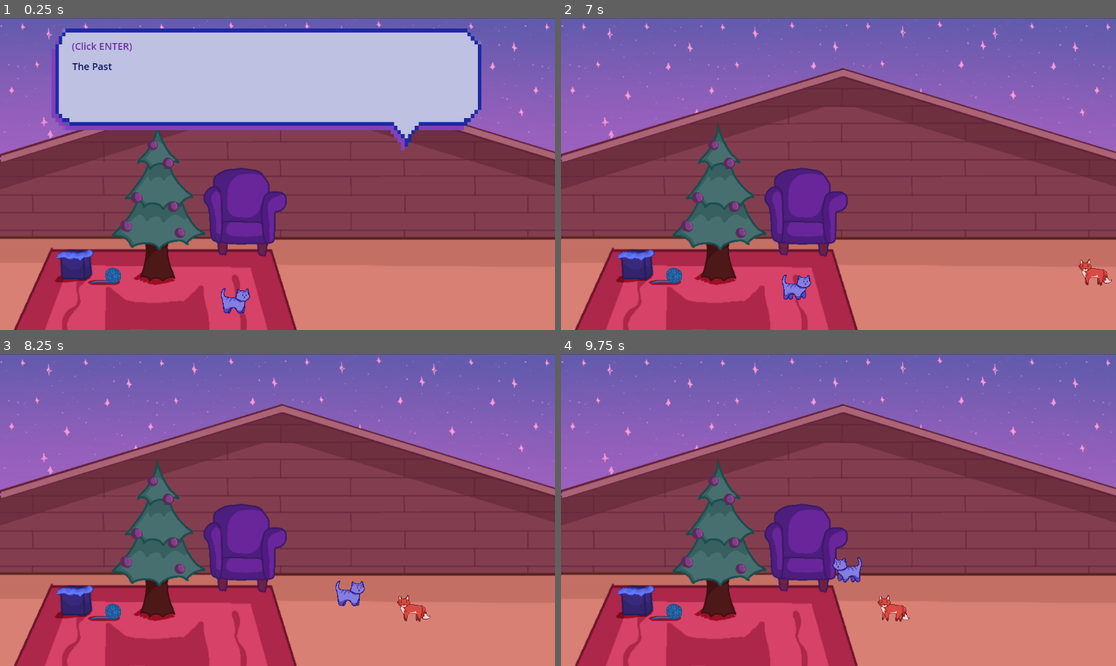
Above: before the commit, frames 1-4 (two rows, left to right).
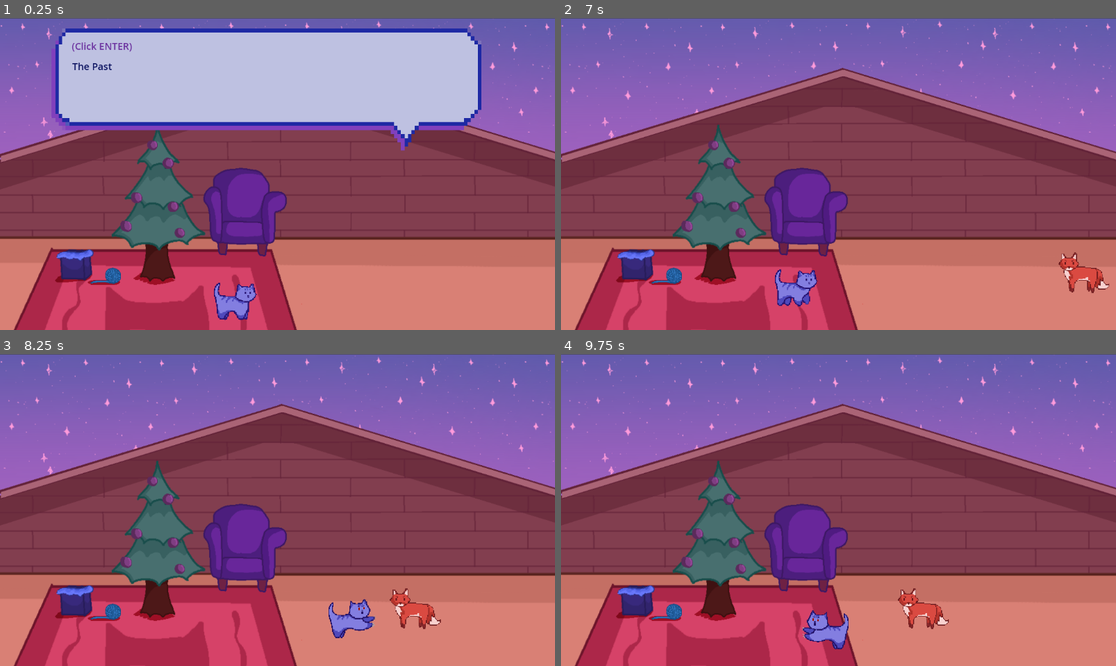
Above: after the commit, the same moments.

Repository: purple-affogato/magic-xmas-cat-game
Game: Godot game, scene res://past_level.tscn
Same seed, same stepped clock (60 frames per second), same inputs: the game is played once before the commit and once after it. This scene is started directly instead of the project's main scene.
Inputs:
- Up to frame 1 (0.25 s): no input
- Up to frame 2 (7 s): tap Enter (ui_accept) at 0.5, 0.77, 1.25, 1.52, 2, 2.75, 3.02, 3.5, 3.77, 4.25, 4.52, 6.02, 6.77 s; hold Right (ui_right) 0.53-1.28 s; tap Q (normal_attack) every 0.75 s from 0.6 to 6.6 s; hold Down (ui_down) 1.28-2.03 s; hold Right (ui_right) 2.03-2.78 s; hold Up (ui_up) 2.78-3.53 s; hold Left (ui_left) 3.53-5.03 s; hold Down (ui_down) 5.03-5.78 s; hold Right (ui_right) 5.78-6.53 s; hold Up (ui_up) from 6.53 s (still down)
- Up to frame 3 (8.25 s): release Up (ui_up) at 7.28 s; hold Right (ui_right) 7.28-8.03 s; tap Q (normal_attack) at 7.35, 8.1 s; tap Enter (ui_accept) at 7.52 s; hold Down (ui_down) from 8.03 s (still down)
- Up to frame 4 (9.75 s): release Down (ui_down) at 8.78 s; hold Left (ui_left) 8.78-9.53 s; tap Q (normal_attack) at 8.85, 9.6 s; tap Enter (ui_accept) at 9.02 s; hold Up (ui_up) from 9.53 s (still down)

The runs differ from the first frame. In frame 1, 0.5% of the frame differs, in the area x 38-47%, y 84-97%; in frame 2, 1.0%; in frame 3, 1.3%; in frame 4, 1.7%, in the area x 43-70%, y 65-95%.

Commit message:
resized cat and fox and added dmg indicators for debugging purposes

Diff:
--- a/cat.gd
+++ b/cat.gd
@@ -66,7 +66,8 @@
 	elif !is_attacking():
 		if r == true:
 			if flip:
-				scale.x = -1
+				scale.x = -scale.x
+				$OuchText.scale.x = -1
 				flip = false
 			if d == false and u == false:
 				velocity.x = SPEED
@@ -74,7 +75,8 @@
 				velocity.x = SPEED * sqrt(0.5)
 		elif l == true:
 			if !flip:
-				scale.x = -1
+				scale.x = -scale.x
+				$OuchText.scale.x = -1
 				flip = true
 			if d == false and u == false:
 				velocity.x = -SPEED
@@ -110,9 +112,6 @@
 	if $AnimatedSprite2D.frame_progress < 1.0:
 		return
 	if $AnimatedSprite2D.animation == "Scratch":
-		for b in normal_hit:
-			b.hp -= 1
-		normal_hit = []
 		normal = false
 		$Scratch/AOE.disabled = true
 	elif $AnimatedSprite2D.animation == "Tail Whip":
@@ -125,4 +124,8 @@
 func _on_scratch_body_entered(body):
 	#print(body.get_name())
 	if body.get_name() == "Fox":
-		normal_hit.append(body)
+		body.hp -= 1
+
+
+func _on_ouch_timer_timeout():
+	$OuchText.visible = false
--- a/cat.tscn
+++ b/cat.tscn
@@ -122,7 +122,7 @@
 "speed": 5.0
 }, {
 "frames": [{
-"duration": 1.0,
+"duration": 0.5,
 "texture": SubResource("AtlasTexture_x8dwx")
 }, {
 "duration": 1.0,
@@ -131,7 +131,7 @@
 "duration": 1.0,
 "texture": SubResource("AtlasTexture_dcx7p")
 }, {
-"duration": 5.0,
+"duration": 1.0,
 "texture": SubResource("AtlasTexture_8ks50")
 }],
 "loop": false,
@@ -191,12 +191,13 @@
 }]
 
 [sub_resource type="RectangleShape2D" id="RectangleShape2D_3bkw1"]
-size = Vector2(47, 40)
+size = Vector2(54, 44)
 
 [sub_resource type="CircleShape2D" id="CircleShape2D_iodpr"]
-radius = 15.1327
+radius = 19.105
 
 [node name="Cat" type="CharacterBody2D"]
+scale = Vector2(1.45, 1.45)
 script = ExtResource("1_b8a80")
 
 [node name="AnimatedSprite2D" type="AnimatedSprite2D" parent="."]
@@ -207,7 +208,7 @@
 frame_progress = 1.0
 
 [node name="CollisionShape2D" type="CollisionShape2D" parent="."]
-position = Vector2(-5.5, 4)
+position = Vector2(-5, 4)
 shape = SubResource("RectangleShape2D_3bkw1")
 
 [node name="Camera2D" type="Camera2D" parent="."]
@@ -216,9 +217,22 @@
 [node name="Scratch" type="Area2D" parent="."]
 
 [node name="AOE" type="CollisionShape2D" parent="Scratch"]
-position = Vector2(35, 16)
+position = Vector2(38, 15)
 shape = SubResource("CircleShape2D_iodpr")
 disabled = true
 debug_color = Color(0.815686, 0.321569, 0.631373, 0.419608)
 
+[node name="OuchText" type="RichTextLabel" parent="."]
+visible = false
+offset_left = -20.0
+offset_top = -43.0
+offset_right = 24.0
+offset_bottom = -16.0
+text = "ouch"
+
+[node name="OuchTimer" type="Timer" parent="."]
+wait_time = 1.5
+one_shot = true
+
 [connection signal="body_entered" from="Scratch" to="." method="_on_scratch_body_entered"]
+[connection signal="timeout" from="OuchTimer" to="." method="_on_ouch_timer_timeout"]
--- a/fox.gd
+++ b/fox.gd
@@ -9,45 +9,43 @@
 
 func _process(_delta):
 	if hp <= 0:
-		#print('oof')
+		get_parent().kills += 1
 		queue_free()
-	if abs(playerX - self.position.x) >= 80:
+	if abs(playerX - self.position.x) >= 170:
 		$AnimatedSprite2D.play("walk")
 		if self.position.x > playerX: # go left
 			velocity.x = -SPEED
 			if flip:
-				scale.x = -1
+				scale.x = -scale.x
 				flip = false
 		else:
 			if !flip:
-				scale.x = -1
+				scale.x = -scale.x
 				flip = true
 			velocity.x = SPEED
 	else:
 		velocity.x = 0
-		if $AttackTimer.time_left == 0:
-			$AnimatedSprite2D.play("fire")
-			$Fire/AOE.disabled = false
+		if atk:
 			$AttackTimer.start()
 			atk = false
-
-	handle_atk()
+	handle_atk_animation()
 	move_and_slide()
 
 func _ready():
 	$AnimatedSprite2D.play("idle")
 	atk = true
 
-func handle_atk():
-	if $AnimatedSprite2D.frame_progress == 1.0:
-		atk = false
+func handle_atk_animation():
+	if $AnimatedSprite2D.animation == "fire" and $AnimatedSprite2D.frame_progress == 1.0:
 		$AnimatedSprite2D.play("idle")
 		$Fire/AOE.disabled = true
 
 func _on_attack_timer_timeout():
-	atk = true
-
+	$AnimatedSprite2D.play("fire")
+	$Fire/AOE.disabled = false
 
 func _on_fire_body_entered(body):
 	if body.get_name() == 'Cat':
 		body.get_parent().player_hp -= 1
+		body.get_node("OuchText").visible = true
+		body.get_node("OuchTimer").start()
--- a/fox.tscn
+++ b/fox.tscn
@@ -2,10 +2,6 @@
 
 [ext_resource type="Script" path="res://fox.gd" id="1_ccn4b"]
 [ext_resource type="Texture2D" uid="uid://dhehstopuyif8" path="res://Assets/Fox.png" id="1_ndftn"]
-
-[sub_resource type="AtlasTexture" id="AtlasTexture_15dy3"]
-atlas = ExtResource("1_ndftn")
-region = Rect2(0, 100, 75, 100)
 
 [sub_resource type="AtlasTexture" id="AtlasTexture_7837n"]
 atlas = ExtResource("1_ndftn")
@@ -18,6 +14,10 @@
 [sub_resource type="AtlasTexture" id="AtlasTexture_xovkm"]
 atlas = ExtResource("1_ndftn")
 region = Rect2(225, 100, 75, 100)
+
+[sub_resource type="AtlasTexture" id="AtlasTexture_15dy3"]
+atlas = ExtResource("1_ndftn")
+region = Rect2(0, 100, 75, 100)
 
 [sub_resource type="AtlasTexture" id="AtlasTexture_godrl"]
 atlas = ExtResource("1_ndftn")
@@ -46,9 +46,6 @@
 [sub_resource type="SpriteFrames" id="SpriteFrames_i21yd"]
 animations = [{
 "frames": [{
-"duration": 5.0,
-"texture": SubResource("AtlasTexture_15dy3")
-}, {
 "duration": 1.0,
 "texture": SubResource("AtlasTexture_7837n")
 }, {
@@ -57,6 +54,9 @@
 }, {
 "duration": 1.0,
 "texture": SubResource("AtlasTexture_xovkm")
+}, {
+"duration": 1.0,
+"texture": SubResource("AtlasTexture_15dy3")
 }],
 "loop": false,
 "name": &"fire",
@@ -92,12 +92,13 @@
 }]
 
 [sub_resource type="RectangleShape2D" id="RectangleShape2D_vf52o"]
-size = Vector2(56, 40)
+size = Vector2(66, 51)
 
 [sub_resource type="RectangleShape2D" id="RectangleShape2D_f4elv"]
 size = Vector2(32, 58)
 
 [node name="Fox" type="CharacterBody2D"]
+scale = Vector2(1.53, 1.53)
 motion_mode = 1
 script = ExtResource("1_ccn4b")
 
@@ -106,15 +107,14 @@
 sprite_frames = SubResource("SpriteFrames_i21yd")
 animation = &"fire"
 frame = 3
-frame_progress = 0.138893
+frame_progress = 1.0
 
 [node name="CollisionShape2D" type="CollisionShape2D" parent="."]
-visible = false
-position = Vector2(-1, 0)
+position = Vector2(0, 1.5)
 shape = SubResource("RectangleShape2D_vf52o")
 
 [node name="AttackTimer" type="Timer" parent="."]
-wait_time = 6.0
+wait_time = 3.5
 one_shot = true
 
 [node name="Fire" type="Area2D" parent="."]
@@ -125,5 +125,15 @@
 disabled = true
 debug_color = Color(0.913725, 0.109804, 0.654902, 0.419608)
 
+[node name="OuchTimer" type="Timer" parent="."]
+
+[node name="RichTextLabel" type="RichTextLabel" parent="."]
+visible = false
+offset_left = -24.0
+offset_top = -49.0
+offset_right = 36.0
+offset_bottom = -25.0
+text = "oof"
+
 [connection signal="timeout" from="AttackTimer" to="." method="_on_attack_timer_timeout"]
 [connection signal="body_entered" from="Fire" to="." method="_on_fire_body_entered"]
